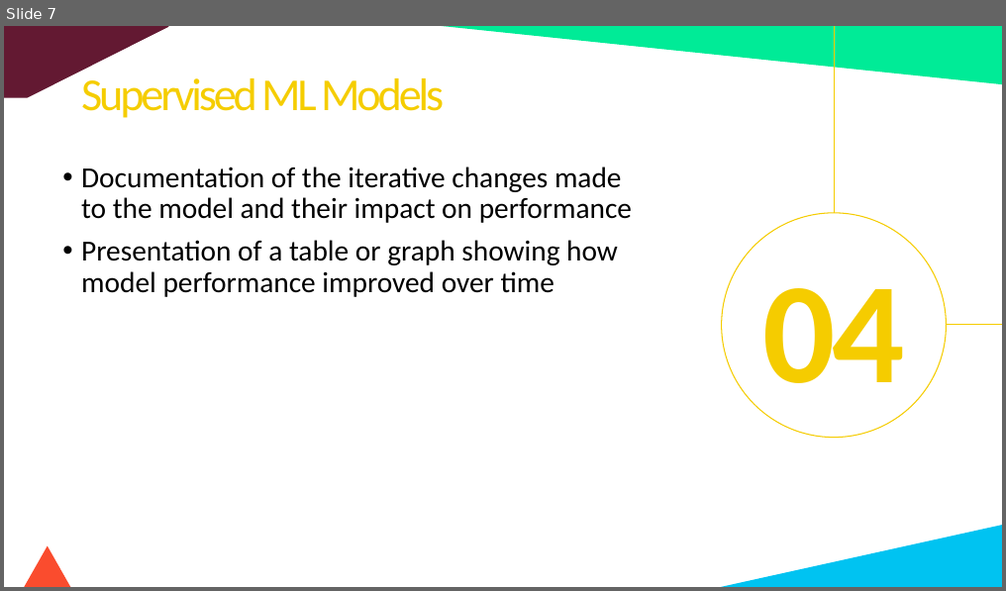
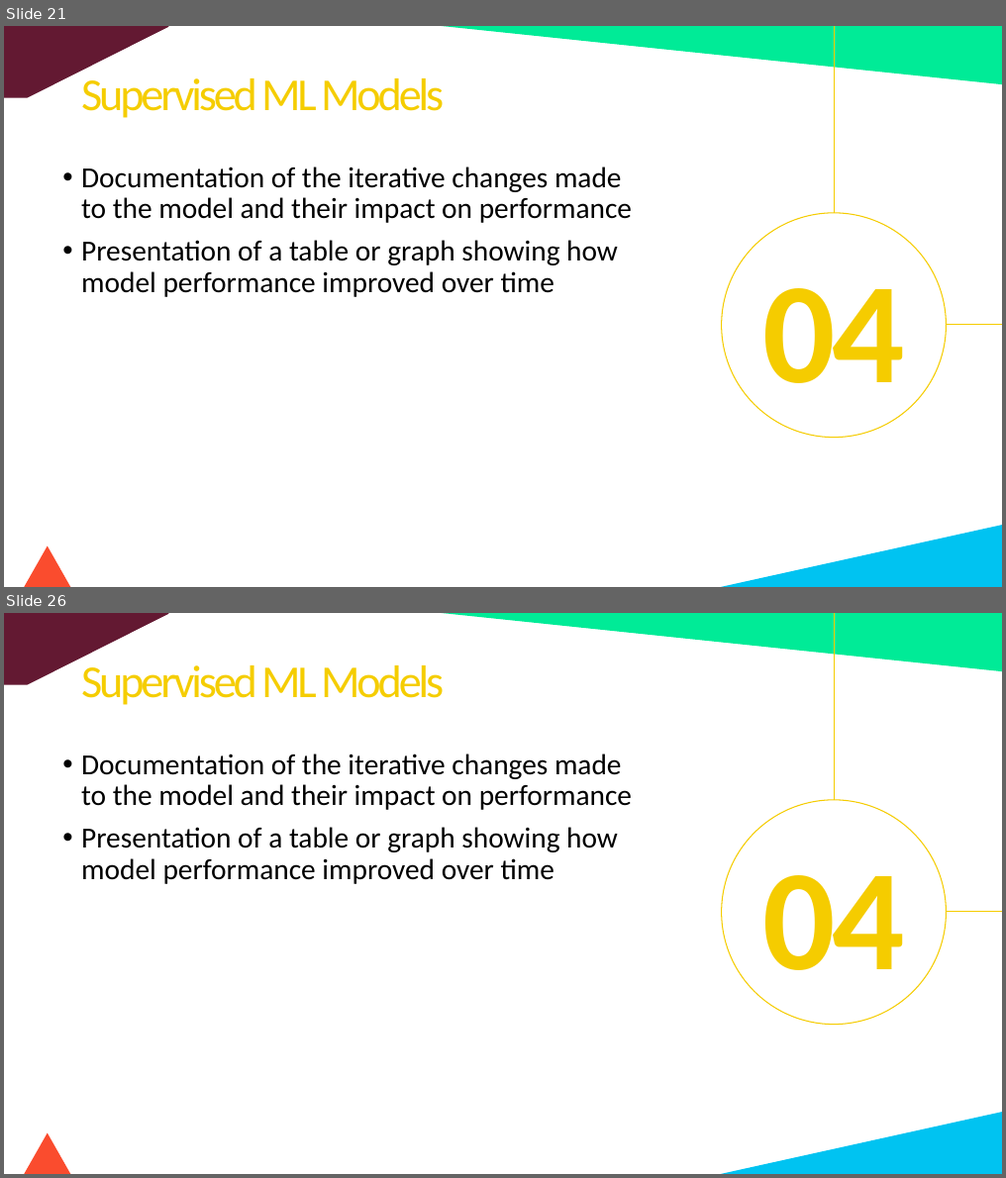
Before and after one commit to fbrowther/Detecting-Fraudulent-Credit-Card-Transactions-Using-Machine-Learning, a slide deck: CreditCardTransactions-Project4Group4.pptx. Shown one above the other, each under a label of ours: slide 7 before the commit, slides 21 and 26 after it; the slides between them are not shown. The pictures are 1006x591 and 1006x1178 pixels, drawn with LibreOffice and Linux fonts; fonts in the diff are those of the drawing. Boxes give left, top, right and bottom in pixels: in the first picture for what was removed or moved away, otherwise in the second. Text is boxed around its words. In the diff, an @@ line names an element or a change of style, - is before the commit and + after.

```diff
--- a/CreditCardTransactions-Project4Group4.pptx
+++ b/CreditCardTransactions-Project4Group4.pptx
@@ slide 26 added at box(4, 613, 1002, 1174), background #FFFFFF @@
@@ pentagon arrow added at box(4, 613, 168, 685), fill #631932 @@
@@ right triangle added at box(442, 613, 1002, 671), fill #00EB97 @@
@@ line added from (835, 613) to (835, 800), #F5CC00 0.5 pt @@
@@ text added at box(81, 665, 444, 705), 44 pt, text #F5CD00 @@
+Supervised ML Models
@@ text added at box(81, 754, 632, 884), 28 pt, text #000000 @@
+• Documentation of the iterative changes made to the model and their impact on performance
+• Presentation of a table or graph showing how model performance improved over time
@@ ellipse added at box(722, 800, 946, 1025), outline #F5CC00 1 pt @@
@@ text added at box(762, 875, 905, 1003), 138 pt, text #F5CC00, bold @@
+04
@@ line added from (1002, 912) to (946, 912), #F5CC00 0.5 pt @@
@@ right triangle added at box(721, 1112, 1002, 1174), fill #00C3F1 @@
@@ diamond added at box(4, 1134, 162, 1174), fill #FA4C2E @@
@@ what was slide 7 is now slide 21 @@
```
Also in this commit, not shown: 2 slides changed, 18 other slides added, 39 other files.
